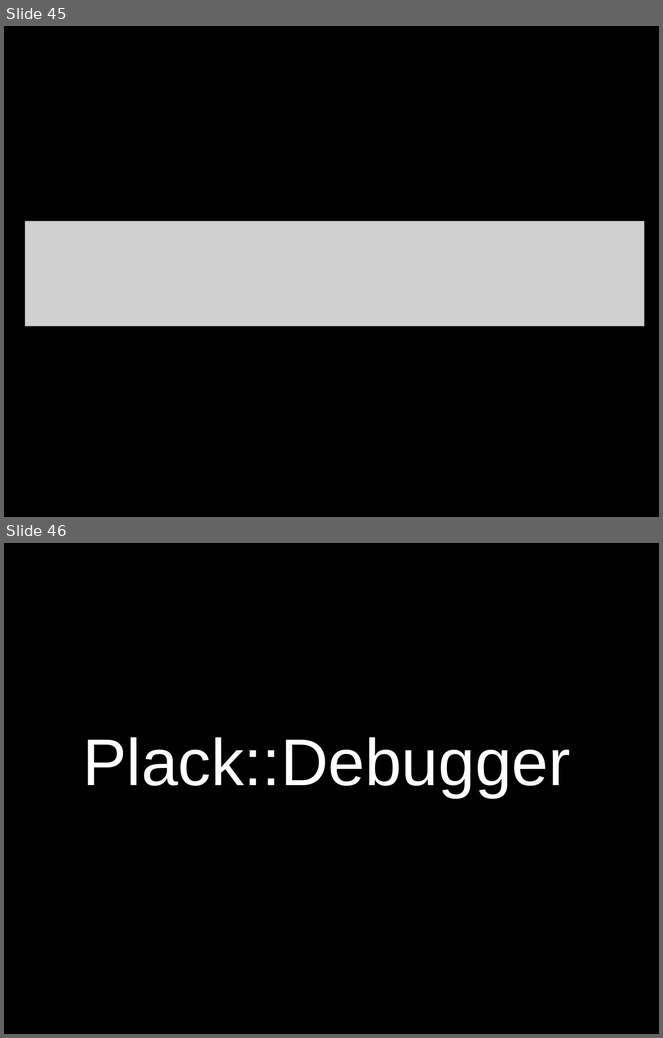
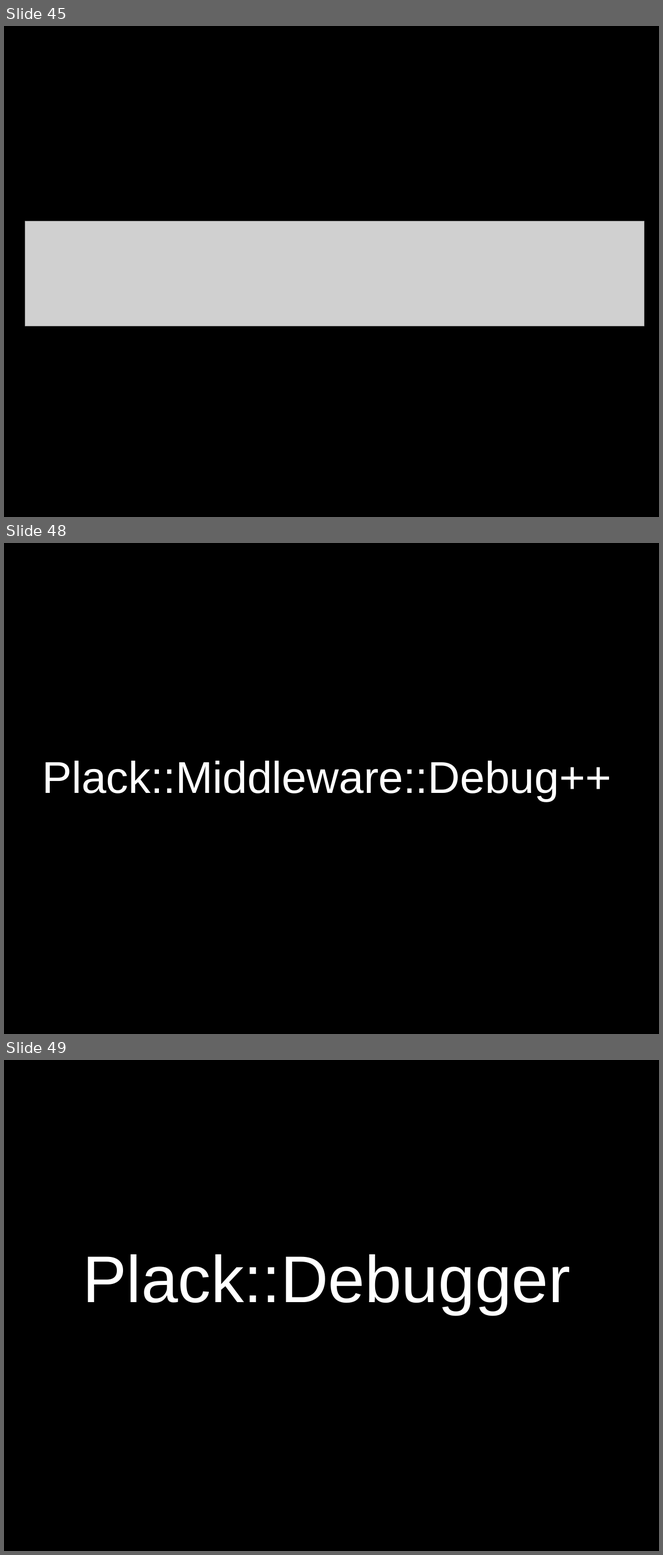
Before and after one commit to SysPete/perl-dancer-conference-2016, a slide deck: plack-debugger-meets-dancer2.odp. Shown one above the other, each under a label of ours: slides 45 and 46 before the commit, slides 45, 48 and 49 after it; the slides between them are not shown. The pictures are 663x1038 and 663x1555 pixels, drawn with LibreOffice and Linux fonts; fonts in the diff are those of the drawing; grey boxes stand for pictures. Boxes give left, top, right and bottom in pixels: in the first picture for what was removed or moved away, otherwise in the second. Text is boxed around its words. In the diff, an @@ line names an element or a change of style, - is before the commit and + after.

```diff
--- a/plack-debugger-meets-dancer2.odp
+++ b/plack-debugger-meets-dancer2.odp
@@ slide 48 added at (x1=4, y1=543, x2=659, y2=1034), background #000000 @@
@@ title added at (x1=42, y1=761, x2=611, y2=801), 54 pt, text #FFFFFF @@
+Plack::Middleware::Debug++
@@ what was slide 46 is now slide 49 @@
```
Also in this commit, not shown: 1 slide changed, 5 other slides added.
